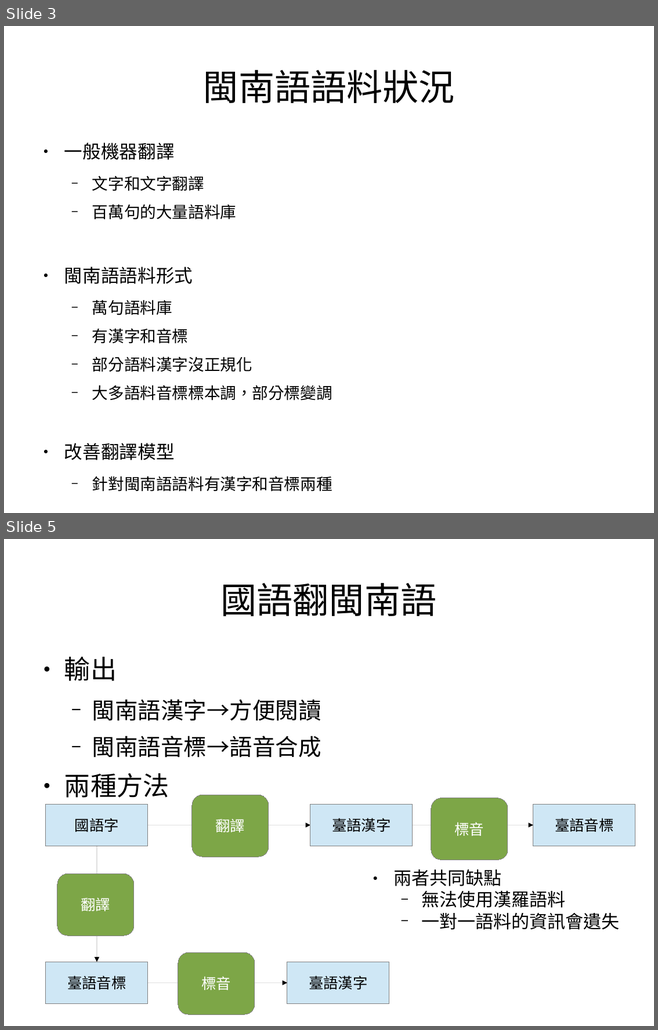
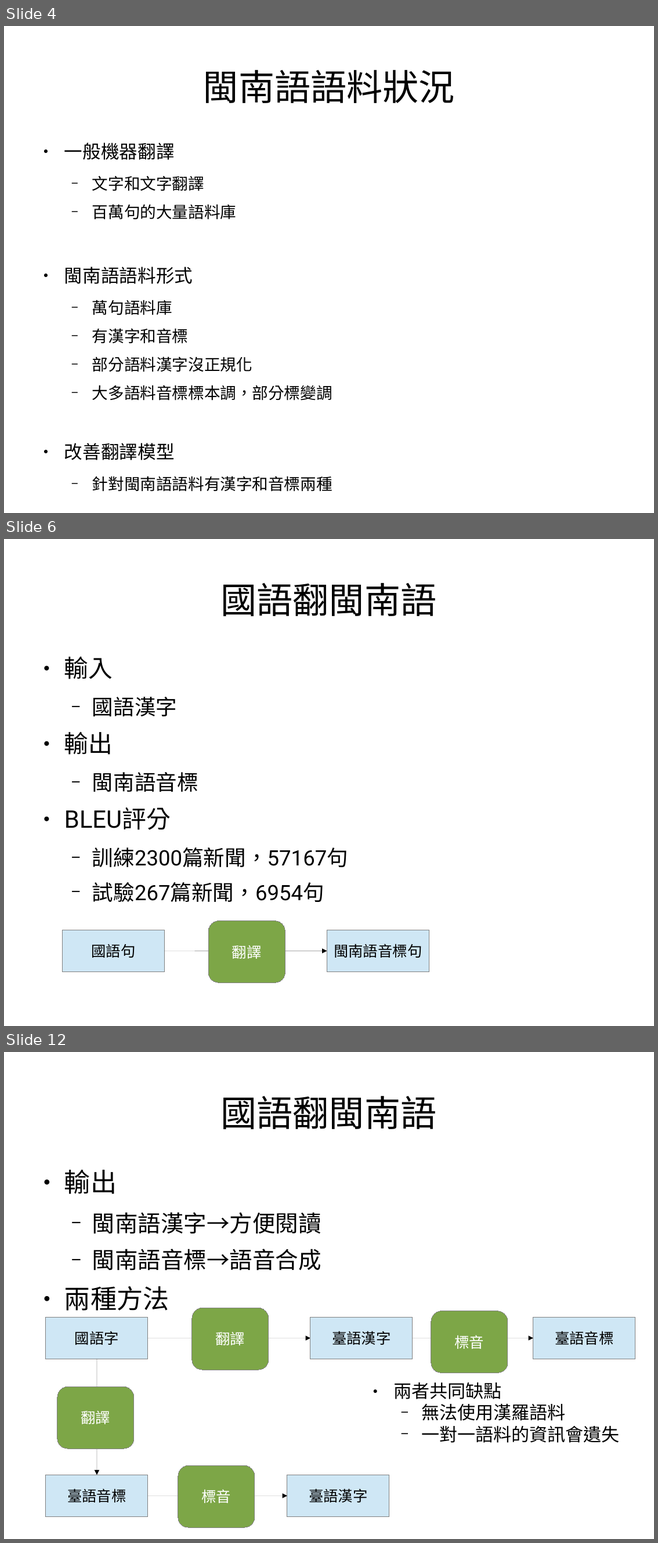
Before and after one commit to sih4sing5hong5/po3-ko3_tau5-iann2-phinn3, a slide deck: 翻譯報告.odp. Shown one above the other, each under a label of ours: slides 3 and 5 before the commit, slides 4, 6 and 12 after it; the slides between them are not shown. The pictures are 658x1030 and 658x1543 pixels, drawn with LibreOffice and Linux fonts; fonts in the diff are those of the drawing. Boxes give left, top, right and bottom in pixels: in the first picture for what was removed or moved away, otherwise in the second. Text is boxed around its words. In the diff, an @@ line names an element or a change of style, - is before the commit and + after.

Commit message:
加今仔日做的翻譯資料 丞宏

```diff
--- a/翻譯報告.odp
+++ b/翻譯報告.odp
@@ slide 6 added at [4, 539, 654, 1026], background #FFFFFF @@
@@ title added at [220, 583, 436, 616], 44 pt, text #000000 @@
+國語翻閩南語
@@ text added at [64, 656, 348, 902], 25.9 pt, text #000000 @@
+● 輸入
+  − 國語漢字
+● 輸出
+  − 閩南語音標
+● BLEU評分
+  − 訓練2300篇新聞，57167句
+  − 試驗267篇新聞，6954句
@@ group added at [63, 921, 429, 983]: 2 rectangles, 1 arrow, 1 rounded rectangle @@
+國語句
+閩南語音標句
+翻譯
@@ what was slide 3 is now slide 4 @@
@@ what was slide 5 is now slide 12 @@
```
Also in this commit, not shown: 1 slide changed, 5 other slides added.
